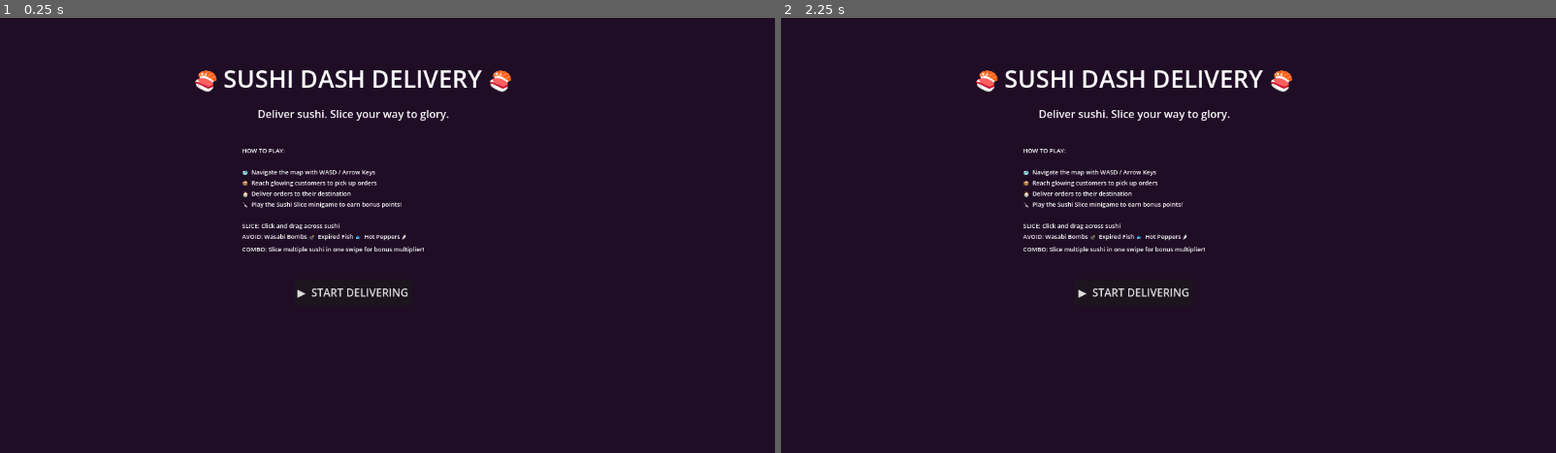
Above: before the commit, frames 1-2 (left to right).
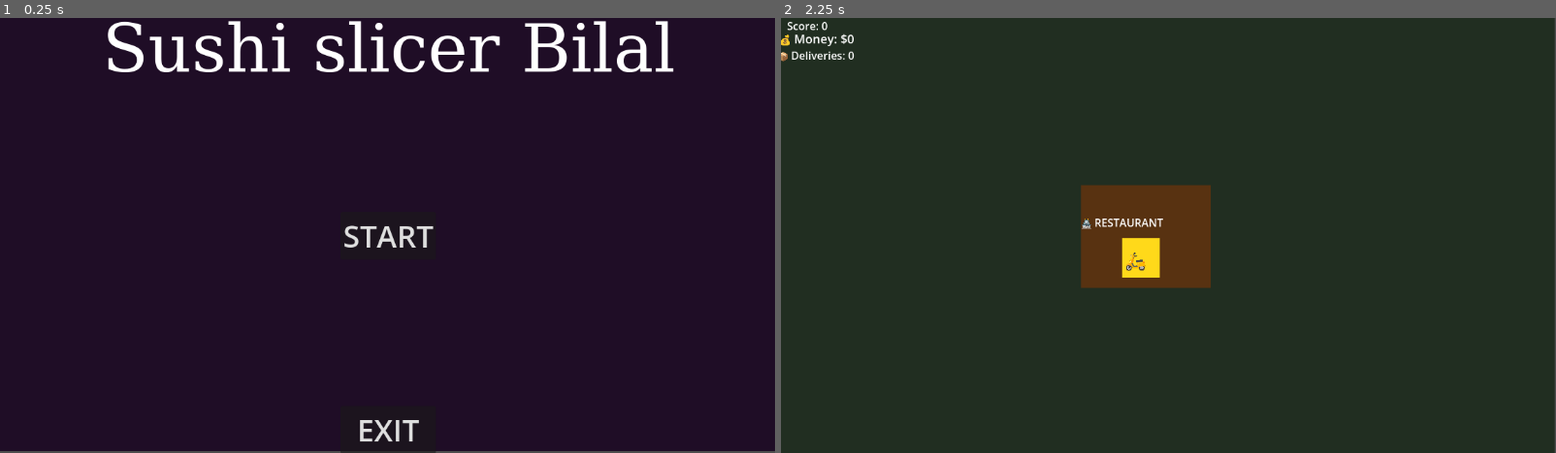
Above: after the commit, the same moments.

Repository: bilala61/My-game
Game: Godot game, scene res://main_menu.tscn
The game is run twice, just before and just after one commit, with the same random seed, the same clock (stepped at 60 frames per second) and the same inputs.
Inputs (mouse positions are in pixels of both pictures, inside the frame that each line leads up to):
- Up to frame 1 (0.25 s): no input
- Up to frame 2 (2.25 s): click (1137, 292) at 0.5 s, where only the run before the commit has a clickable "▶ START DELIVERING"; click (1137, 292) at 1.25 s, where only the run before the commit has a clickable "▶ START DELIVERING"; click (1168, 235) at 2 s, where only the run after the commit has a clickable "START"

The runs differ from the first frame. In frame 1, 5.6% of the frame differs, in the area x 0-100%, y 0-100%; in frame 2, 100%.
Error before the commit: Parse Error: Identifier "GameState" not declared in the current scope. (res://main_menu.gd:4)

Commit message:
iewqfp'qe

Diff:
--- /dev/null
+++ b/delivery_map.gd
@@ -0,0 +1,11 @@
+extends Node2D
+
+
+# Called when the node enters the scene tree for the first time.
+func _ready() -> void:
+	pass # Replace with function body.
+
+
+# Called every frame. 'delta' is the elapsed time since the previous frame.
+func _process(delta: float) -> void:
+	pass
--- a/delivery_map.tscn
+++ b/delivery_map.tscn
@@ -1,6 +1,9 @@
-[gd_scene format=3 uid="uid://b8iexv8ndqka7"]
+[gd_scene load_steps=2 format=3 uid="uid://b8iexv8ndqka7"]
+
+[ext_resource type="Script" uid="uid://bq3td54u70hiw" path="res://delivery_map.gd" id="1_oi5bl"]
 
 [node name="DeliveryMap" type="Node2D"]
+script = ExtResource("1_oi5bl")
 
 [node name="background" type="ColorRect" parent="."]
 offset_right = 1150.0
--- a/main_menu.gd
+++ b/main_menu.gd
@@ -1,15 +1,12 @@
 extends Control
 
-func _ready():
-	GameState.reset_game()
-	$PlayButton.pressed.connect(_on_play_pressed)
-	# Animate title
-	var tween = create_tween()
-	tween.set_loops()
-	tween.tween_property($Title, "modulate", Color(1, 0.8, 0.2), 1.0)
-	tween.tween_property($Title, "modulate", Color(1, 0.4, 0.6), 1.0)
-	tween.tween_property($Title, "modulate", Color(0.4, 0.8, 1.0), 1.0)
-	tween.tween_property($Title, "modulate", Color(1, 0.8, 0.2), 1.0)
 
-func _on_play_pressed():
-	get_tree().change_scene_to_file("res://scenes/deliverymap.tscn")
+func _on_button_pressed() -> void:
+	print ("START button pressed")
+	get_tree().change_scene_to_file("res://delivery_map.tscn")
+
+
+
+func _on_button_2_pressed() -> void:
+	print ("EXIT button pressed")
+	get_tree().quit()
--- a/main_menu.tscn
+++ b/main_menu.tscn
@@ -1,6 +1,18 @@
-[gd_scene load_steps=2 format=3 uid="uid://l7riklovh8aa"]
+[gd_scene load_steps=3 format=3 uid="uid://l7riklovh8aa"]
 
 [ext_resource type="Script" uid="uid://c64v2ayjw1gow" path="res://main_menu.gd" id="1_06t4h"]
+
+[sub_resource type="FontFile" id="FontFile_06t4h"]
+cache/0/100/0/ascent = 0.0
+cache/0/100/0/descent = 0.0
+cache/0/100/0/underline_position = 0.0
+cache/0/100/0/underline_thickness = 0.0
+cache/0/100/0/scale = 1.0
+cache/0/16/0/ascent = 0.0
+cache/0/16/0/descent = 0.0
+cache/0/16/0/underline_position = 0.0
+cache/0/16/0/underline_thickness = 0.0
+cache/0/16/0/scale = 1.0
 
 [node name="MainMenu" type="Control"]
 layout_mode = 3
@@ -11,50 +23,58 @@
 
 [node name="Background" type="ColorRect" parent="."]
 layout_mode = 0
-offset_right = 1153.0
-offset_bottom = 648.0
+offset_left = -1.0
+offset_top = -3.0
+offset_right = 1152.0
+offset_bottom = 645.0
 color = Color(0.121569, 0.0509804, 0.14902, 1)
 
 [node name="Title" type="Label" parent="."]
-layout_mode = 0
-offset_left = 270.0
-offset_top = 65.0
-offset_right = 780.0
-offset_bottom = 166.0
-theme_override_font_sizes/font_size = 36
-text = "🍣 SUSHI DASH DELIVERY 🍣"
-horizontal_alignment = 1
+layout_mode = 1
+anchors_preset = 5
+anchor_left = 0.5
+anchor_right = 0.5
+offset_left = -129.0
+offset_right = 129.0
+offset_bottom = 137.0
+grow_horizontal = 2
+theme_override_fonts/font = SubResource("FontFile_06t4h")
+theme_override_font_sizes/font_size = 100
+text = "Sushi slicer Bilal
 
-[node name="Subtitle" type="Label" parent="."]
-layout_mode = 0
-offset_left = 383.0
-offset_top = 131.0
-offset_right = 668.0
-offset_bottom = 159.0
-text = "Deliver sushi. Slice your way to glory."
+"
 
-[node name="Instructions" type="Label" parent="."]
-layout_mode = 0
-offset_left = 360.0
-offset_top = 191.0
-offset_right = 668.0
-offset_bottom = 369.0
-theme_override_font_sizes/font_size = 9
-text = "HOW TO PLAY:
+[node name="Start" type="Button" parent="."]
+layout_mode = 1
+anchors_preset = 8
+anchor_left = 0.5
+anchor_top = 0.5
+anchor_right = 0.5
+anchor_bottom = 0.5
+offset_left = -71.0
+offset_top = -35.5
+offset_right = 71.0
+offset_bottom = 35.5
+grow_horizontal = 2
+grow_vertical = 2
+theme_override_font_sizes/font_size = 45
+text = "START"
 
-🗺️  Navigate the map with WASD / Arrow Keys
-📦  Reach glowing customers to pick up orders
-🏠  Deliver orders to their destination
-🔪  Play the Sushi Slice minigame to earn bonus points!
+[node name="Exit" type="Button" parent="."]
+layout_mode = 1
+anchors_preset = 7
+anchor_left = 0.5
+anchor_top = 1.0
+anchor_right = 0.5
+anchor_bottom = 1.0
+offset_left = -71.0
+offset_top = -71.0
+offset_right = 71.0
+grow_horizontal = 2
+grow_vertical = 0
+theme_override_font_sizes/font_size = 45
+text = "EXIT
+"
 
-SLICE: Click and drag across sushi
-AVOID: Wasabi Bombs 💣  Expired Fish 🐟  Hot Peppers 🌶
-COMBO: Slice multiple sushi in one swipe for bonus multiplier!"
-
-[node name="PlayButton" type="Button" parent="."]
-layout_mode = 0
-offset_left = 437.0
-offset_top = 390.0
-offset_right = 612.0
-offset_bottom = 428.0
-text = "▶  START DELIVERING"
+[connection signal="pressed" from="Start" to="." method="_on_button_pressed"]
+[connection signal="pressed" from="Exit" to="." method="_on_button_2_pressed"]
Not shown, added: delivery_map.gd.uid
